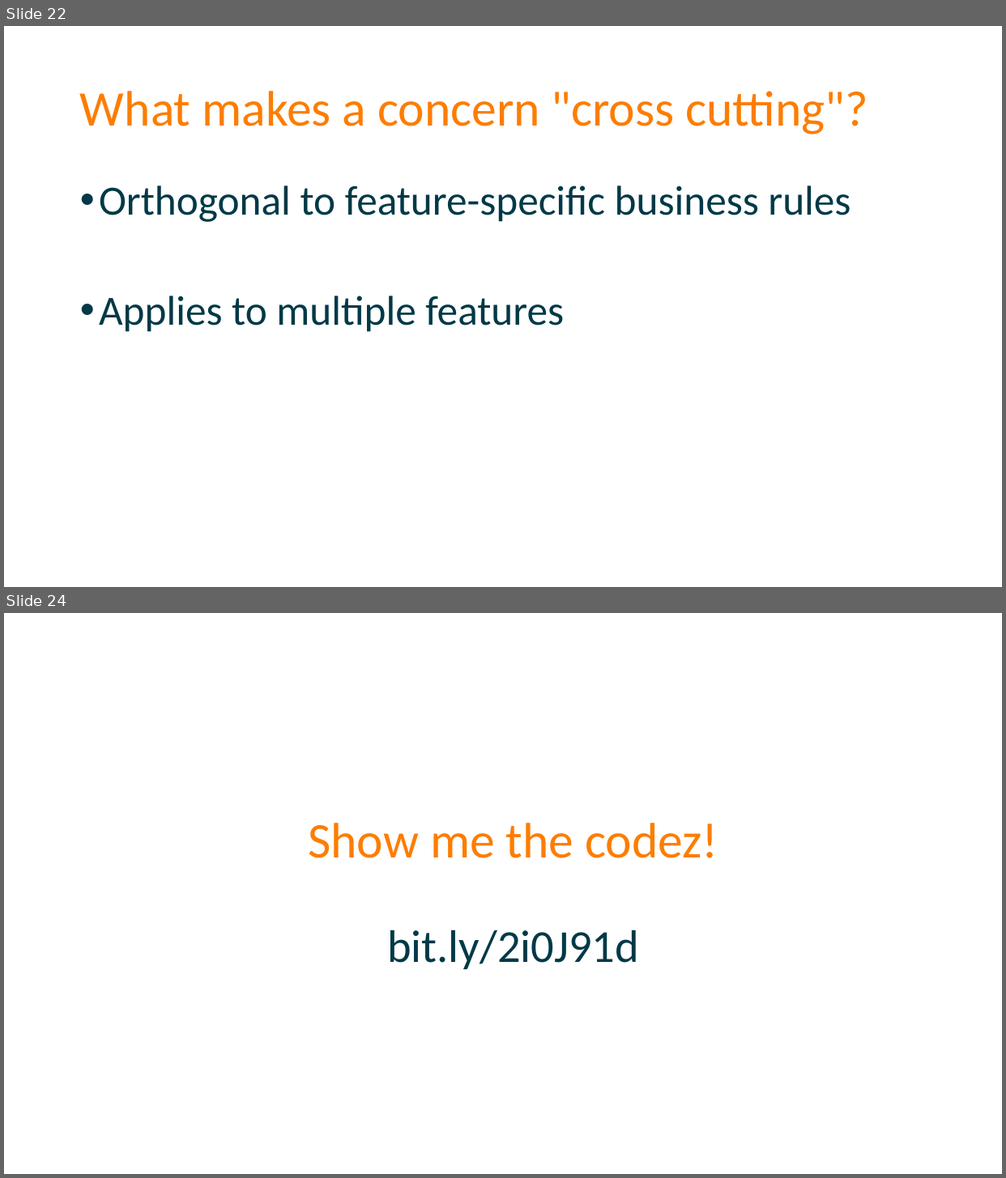
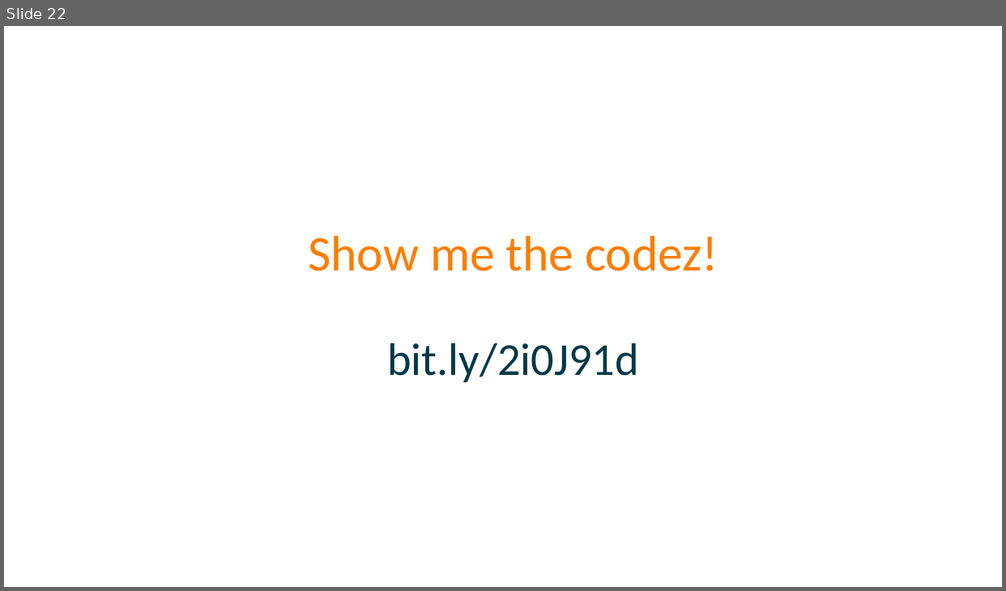
Before and after one commit to spetryjohnson/Talk---Dont-Write-Secure-Code-Design-Secure-Systems, a slide deck: Secure Systems - CodeMash 2017.pptx. Shown one above the other, each under a label of ours: slides 22 and 24 before the commit, slide 22 after it; the slides between them are not shown. The pictures are 1006x1178 and 1006x591 pixels, drawn with LibreOffice and Linux fonts; fonts in the diff are those of the drawing. Boxes give left, top, right and bottom in pixels: in the first picture for what was removed or moved away, otherwise in the second. Text is boxed around its words. In the diff, an @@ line names an element or a change of style, - is before the commit and + after.

```diff
--- a/Secure Systems - CodeMash 2017.pptx
+++ b/Secure Systems - CodeMash 2017.pptx
@@ slide 22 removed at [4, 26, 1002, 587], background #FFFFFF @@
@@ title removed at [80, 91, 867, 135] @@
-What makes a concern "cross cutting"?
@@ text removed at [99, 186, 850, 332] @@
-• Orthogonal to feature-specific business rules
-• Applies to multiple features
@@ what was slide 24 is now slide 22 @@
```
Also in this commit, not shown: 2 slides changed, 1 other slide removed, 1 other file.
